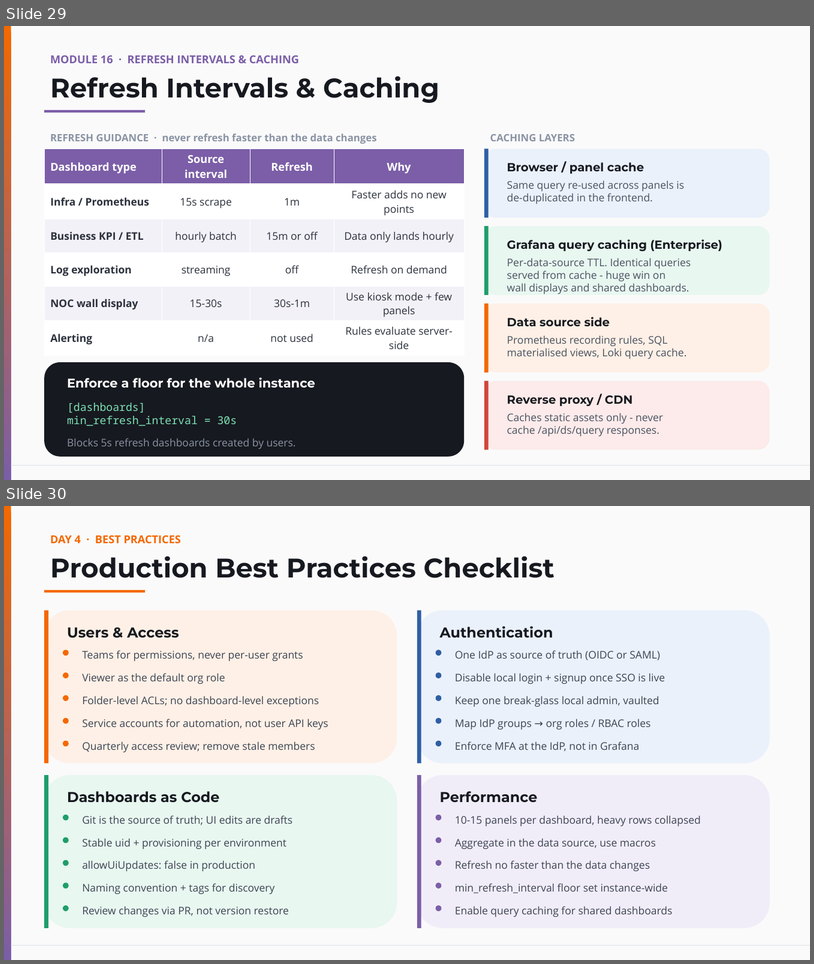
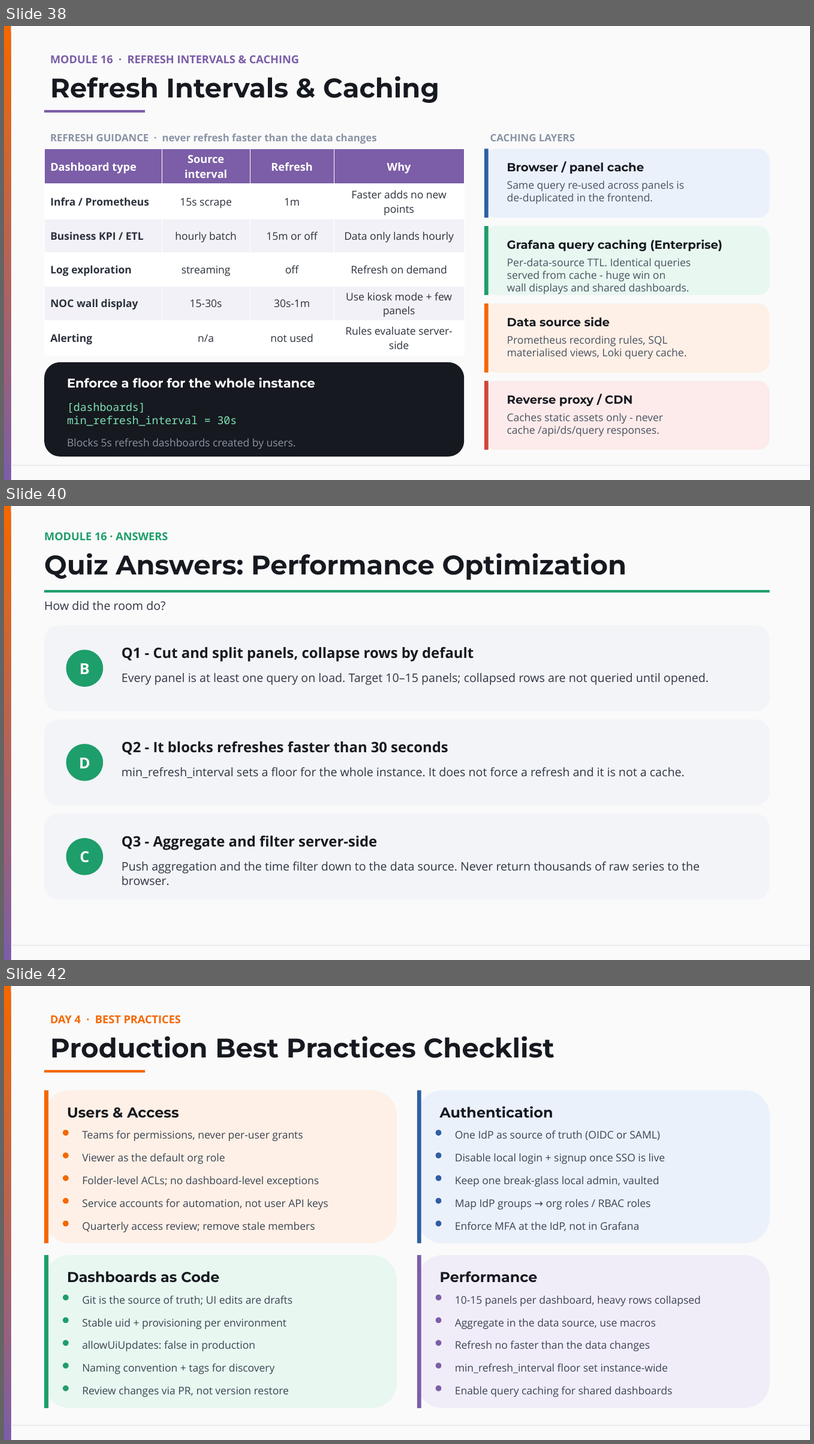
Before and after one commit to vikash-verma-profile/garfana-August-2026, a slide deck: Day-4/Day-4.pptx. Shown one above the other, each under a label of ours: slides 29 and 30 before the commit, slides 38, 40 and 42 after it; the slides between them are not shown. The pictures are 814x964 and 814x1444 pixels, drawn with LibreOffice and Linux fonts; fonts in the diff are those of the drawing. Boxes give left, top, right and bottom in pixels: in the first picture for what was removed or moved away, otherwise in the second. Text is boxed around its words. In the diff, an @@ line names an element or a change of style, - is before the commit and + after.

```diff
--- a/Day-4/Day-4.pptx
+++ b/Day-4/Day-4.pptx
@@ slide 40 added at box(4, 506, 810, 960), background #FAFAFB; not listed: 2 template elements that a slide beside it also shows @@
@@ text added at box(44, 532, 168, 540), 13 pt, text #1E9E6A, bold @@
+MODULE 16 · ANSWERS
@@ text added at box(44, 553, 627, 580), 32 pt, text #16191F, bold @@
+Quiz Answers: Performance Optimization
@@ rectangle added at box(45, 590, 770, 592), fill #1E9E6A @@
@@ text added at box(44, 601, 165, 610), 14 pt, text #2F3542 @@
+How did the room do?
@@ rounded rectangle added at box(45, 625, 770, 711), fill #F2F4F8 @@
@@ text added at box(122, 646, 474, 661), 17 pt, text #16191F, bold @@
+Q1 - Cut and split panels, collapse rows by default
@@ ellipse added at box(66, 650, 103, 687), fill #1E9E6A, 18 pt, text #FFFFFF, bold @@
+B
@@ text added at box(122, 673, 709, 685), 14 pt, text #2F3542 @@
+Every panel is at least one query on load. Target 10–15 panels; collapsed rows are not queried until opened.
@@ rounded rectangle added at box(45, 720, 770, 805), fill #F2F4F8 @@
@@ ellipse added at box(66, 744, 103, 781), fill #1E9E6A, 18 pt, text #FFFFFF, bold @@
+D
@@ text added at box(122, 741, 449, 754), 17 pt, text #16191F, bold @@
+Q2 - It blocks refreshes faster than 30 seconds
@@ text added at box(122, 767, 685, 778), 14 pt, text #2F3542 @@
+min_refresh_interval sets a floor for the whole instance. It does not force a refresh and it is not a cache.
@@ rounded rectangle added at box(45, 813, 770, 899), fill #F2F4F8 @@
@@ ellipse added at box(66, 838, 103, 875), fill #1E9E6A, 18 pt, text #FFFFFF, bold @@
+C
@@ text added at box(122, 835, 377, 850), 17 pt, text #16191F, bold @@
+Q3 - Aggregate and filter server-side
@@ text added at box(122, 861, 700, 885), 14 pt, text #2F3542 @@
+Push aggregation and the time filter down to the data source. Never return thousands of raw series to the browser.
@@ what was slide 29 is now slide 38 @@
@@ what was slide 30 is now slide 42 @@
```
Also in this commit, not shown: 11 other slides added.
